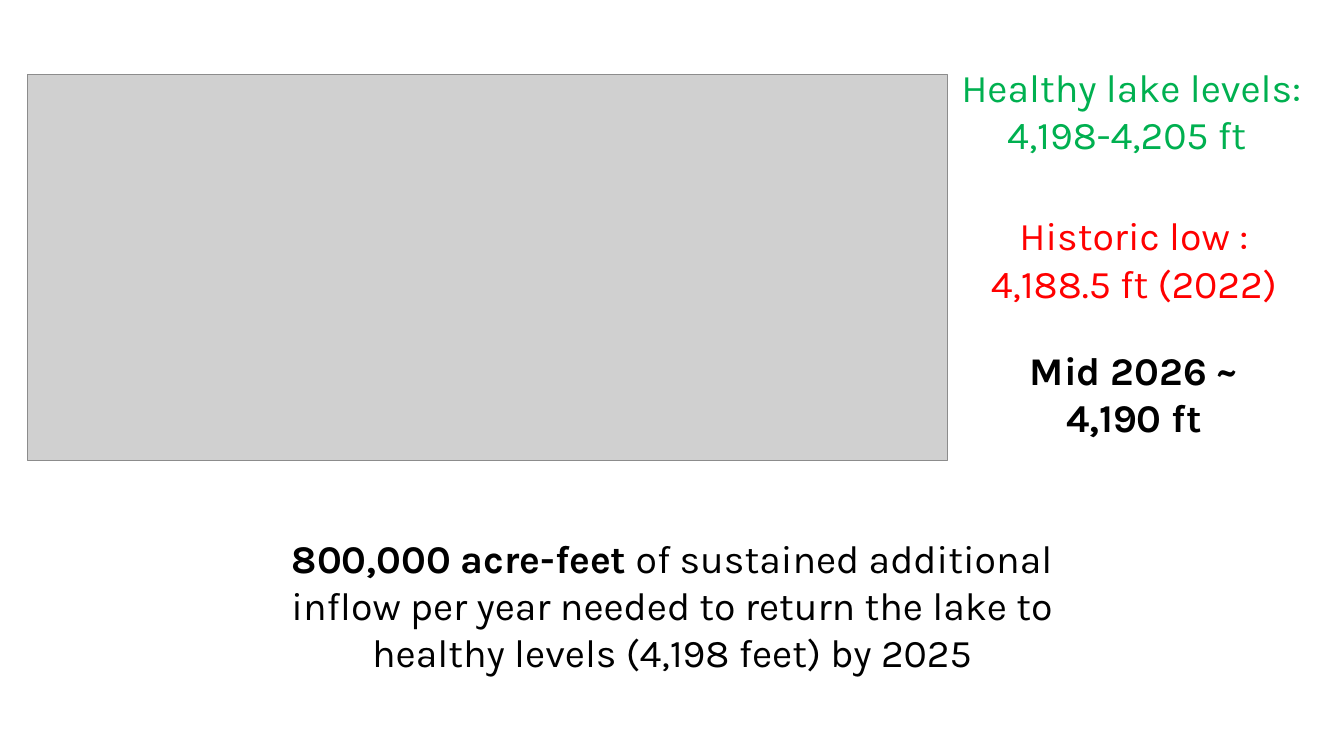
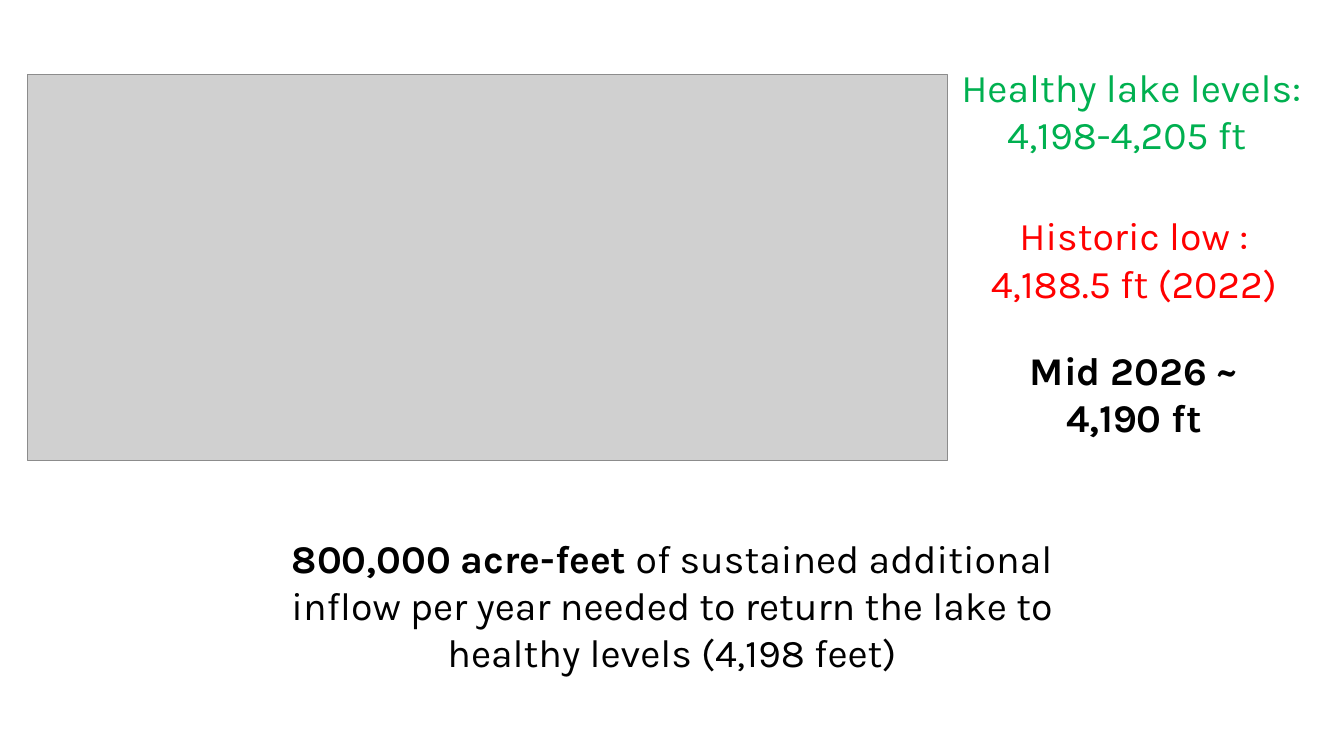
Before and after one commit to HaadiaBaig/BearRiverWaterBank, a slide deck: slide 2 of Session Guide/IntroPresentation.pptx. Drawn at 1344x756 pixels with LibreOffice and Linux fonts; fonts in the diff are those of the drawing; grey boxes stand for pictures. Boxes give left, top, right and bottom in pixels: in the first picture for what was removed or moved away, otherwise in the second. Text is boxed around its words. In the diff, an @@ line names an element or a change of style, - is before the commit and + after.

```diff
--- a/Session Guide/IntroPresentation.pptx
+++ b/Session Guide/IntroPresentation.pptx
@@ text at <box>291,545,1053,677</box>: text changed @@
-800,000 acre-feet of sustained additional inflow per year needed to return the lake to healthy levels (4,198 feet) by 2025
+800,000 acre-feet of sustained additional inflow per year needed to return the lake to healthy levels (4,198 feet)
```
Also in this commit, not shown: 28 other files.
